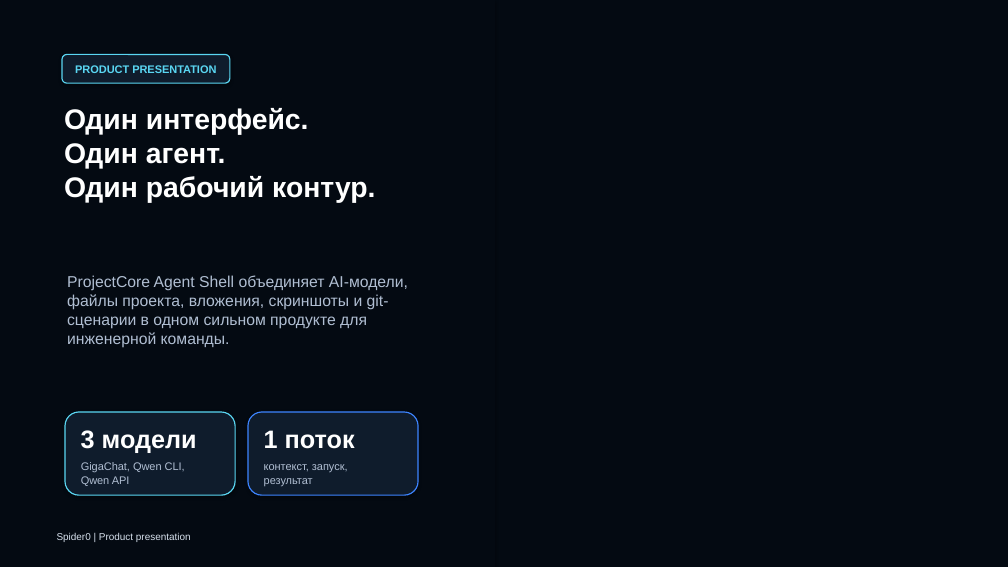
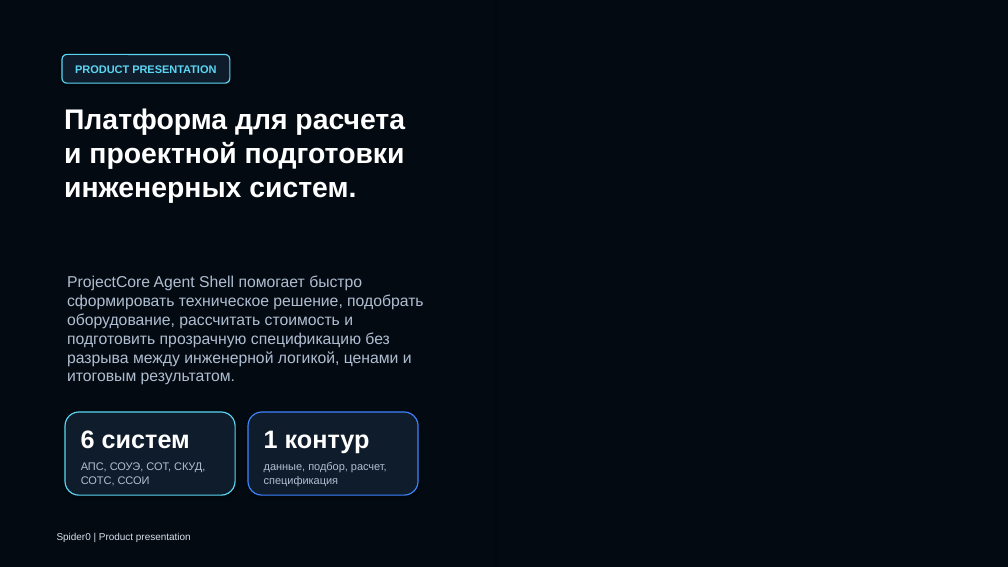
Before and after one commit to AlexSpider0686/Spider0, a slide deck: slide 1 of presentations/ProjectCore_Agent_Shell_Presentation.pptx. Drawn at 1008x567 pixels with LibreOffice and Linux fonts; fonts in the diff are those of the drawing; background and template pictures are left out; a plain dark background stands for a picture behind light text. Boxes give left, top, right and bottom in pixels: in the first picture for what was removed or moved away, otherwise in the second. Text is boxed around its words. In the diff, an @@ line names an element or a change of style, - is before the commit and + after.

```diff
--- a/presentations/ProjectCore_Agent_Shell_Presentation.pptx
+++ b/presentations/ProjectCore_Agent_Shell_Presentation.pptx
@@ text at box(64, 108, 405, 203): text changed @@
-Один интерфейс.
-Один агент.
-Один рабочий контур.
+Платформа для расчета
+и проектной подготовки
+инженерных систем.
@@ text at box(67, 275, 423, 367): text changed @@
-ProjectCore Agent Shell объединяет AI-модели, файлы проекта, вложения, скриншоты и git-сценарии в одном сильном продукте для инженерной команды.
+ProjectCore Agent Shell помогает быстро сформировать техническое решение, подобрать оборудование, рассчитать стоимость и подготовить прозрачную спецификацию без разрыва между инженерной логикой, ценами и итоговым результатом.
@@ text at box(81, 430, 190, 449): text changed @@
-3 модели
+6 систем
@@ text at box(264, 430, 370, 454): text changed @@
-1 поток
+1 контур
@@ text at box(81, 462, 205, 485): text changed @@
-GigaChat, Qwen CLI, Qwen API
+АПС, СОУЭ, СОТ, СКУД, СОТС, ССОИ
@@ text at box(264, 462, 387, 486): text changed @@
-контекст, запуск, результат
+данные, подбор, расчет, спецификация
```
Also in this commit, not shown: 1 other slide changed, 5 slides added, 5 slides removed, 19 other files.
